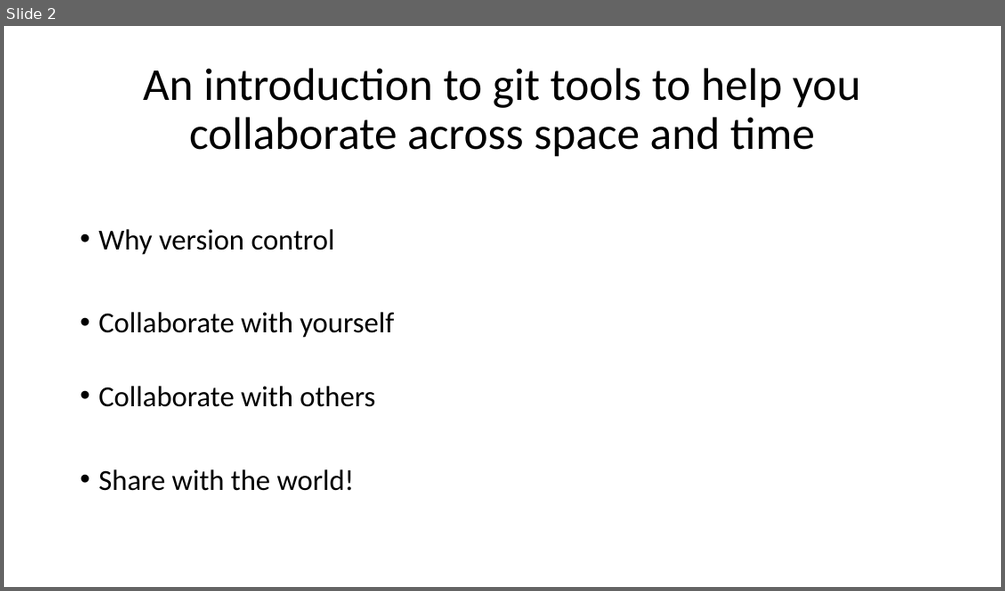
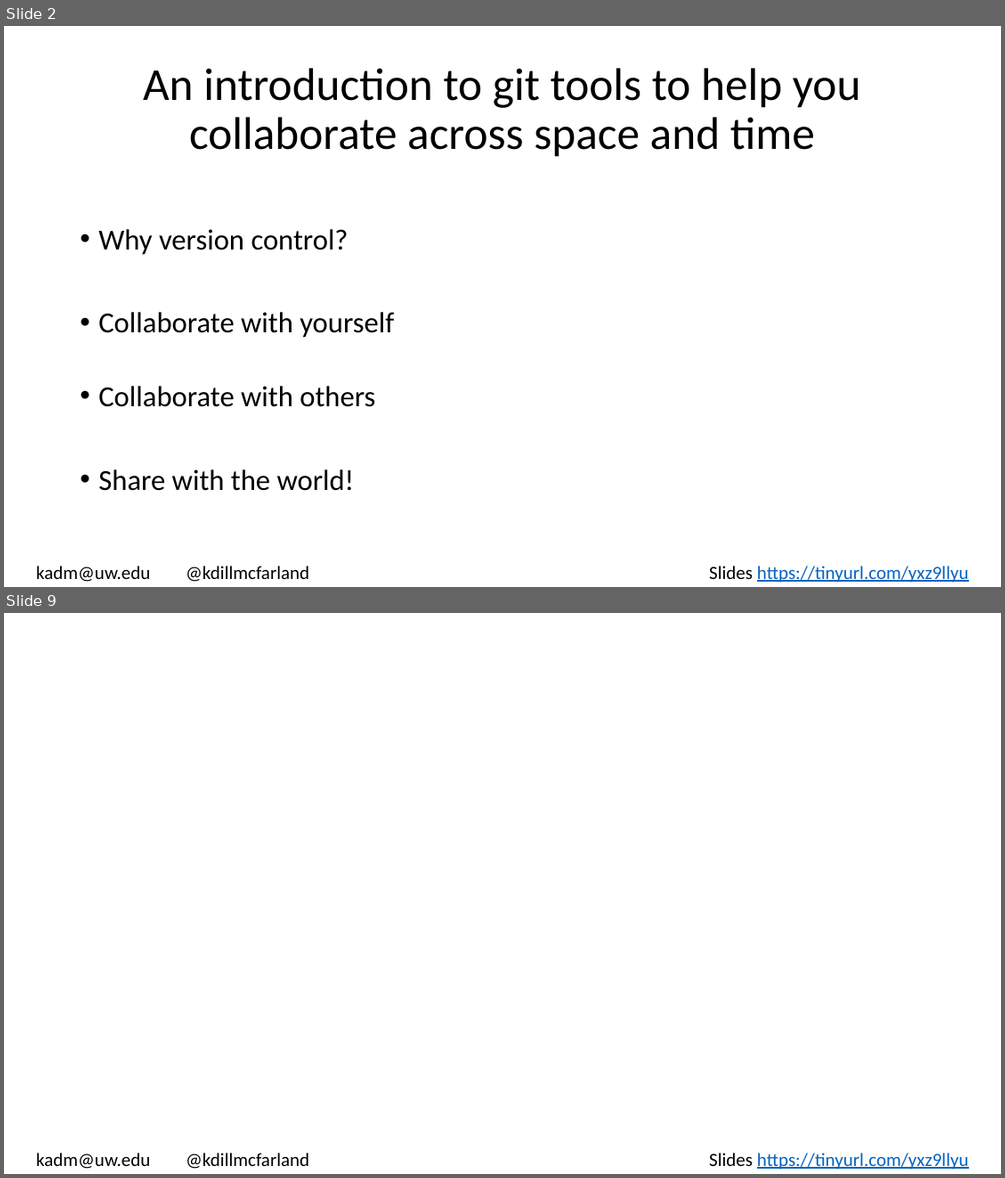
Before and after one commit to hawn-lab/workshops_UW_Seattle, a slide deck: 2021.01.14_git/2020.01.14_git.pptx. Shown one above the other, each under a label of ours: slide 2 before the commit, slides 2 and 9 after it; the slides between them are not shown. The pictures are 1005x591 and 1005x1178 pixels, drawn with LibreOffice and Linux fonts; fonts in the diff are those of the drawing. Boxes give left, top, right and bottom in pixels: in the first picture for what was removed or moved away, otherwise in the second. Text is boxed around its words. In the diff, an @@ line names an element or a change of style, - is before the commit and + after.

```diff
--- a/2021.01.14_git/2020.01.14_git.pptx
+++ b/2021.01.14_git/2020.01.14_git.pptx
@@ slide 9 added at [4, 613, 1001, 1174], background #FFFFFF @@
@@ text added at [36, 1152, 969, 1169], 18 pt, text #000000 @@
+kadm@uw.edu @kdillmcfarland Slides https://tinyurl.com/yxz9llyu
@@ slide 2 changed as well @@
@@ text at [98, 229, 348, 255]: text changed @@
-• Why version control
+• Why version control?
@@ text added at [36, 565, 969, 582], 18 pt, text #000000 @@
+kadm@uw.edu @kdillmcfarland Slides https://tinyurl.com/yxz9llyu
```
Also in this commit, not shown: 1 other slide changed, 7 other slides added, 1 slide removed.
